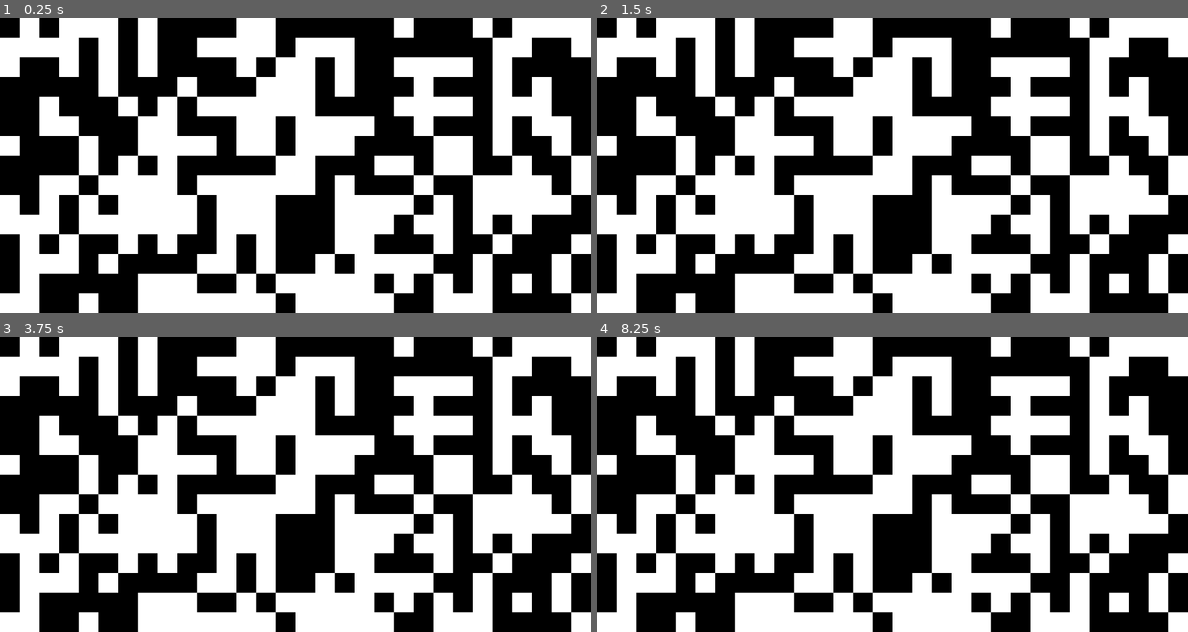
Above: before the commit, frames 1-4 (two rows, left to right).
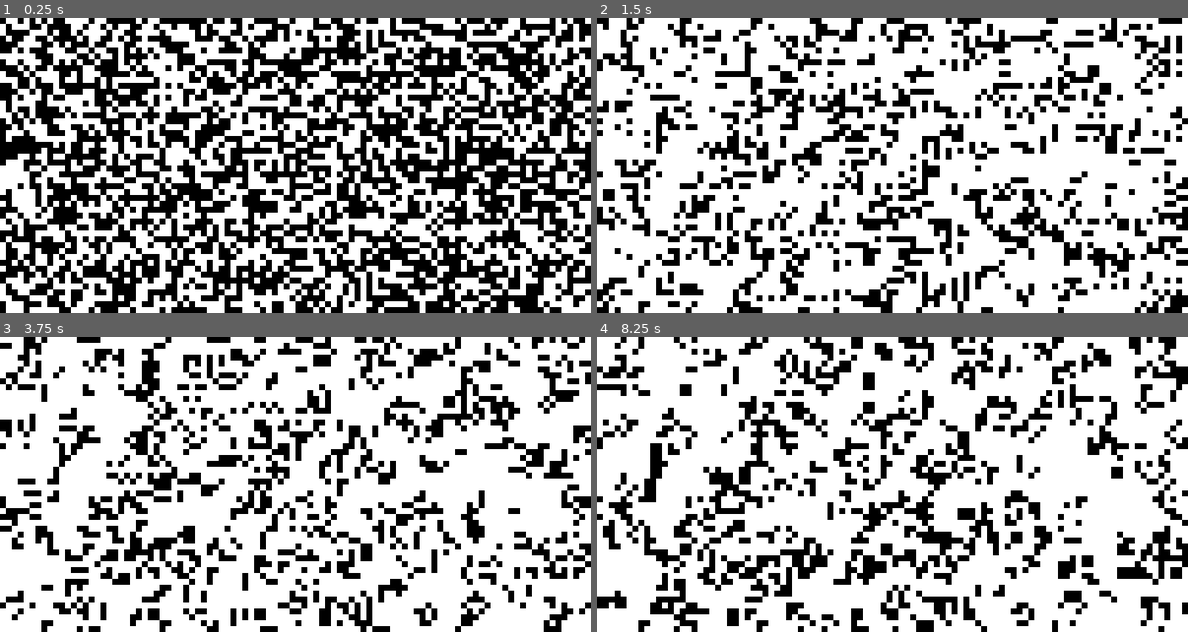
Above: after the commit, the same moments.

Repository: sisipun/SleepyCity
Game: Godot game, scene res://Main.tscn
Two runs of this game, one before a commit and one after it. Both use one fixed random seed, a clock stepped at 60 frames per second and the inputs below.
Inputs:
- Up to frame 1 (0.25 s): no input
- Up to frame 2 (1.5 s): tap Enter at 0.5 s; tap Space at 1.25 s; hold Left (ui_left) from 1.28 s (still down)
- Up to frame 3 (3.75 s): tap Enter at 2, 3.5 s; release Left (ui_left) at 2.03 s; tap Space at 2.75 s; hold Left (ui_left) from 3.53 s (still down)
- Up to frame 4 (8.25 s): tap Space at 4.25 s; release Left (ui_left) at 5.78 s; hold Left (ui_left) from 8.03 s (still down)

The runs differ from the first frame. In frame 1, 51% of the frame differs, in the area x 0-100%, y 0-100%; in frame 2, 51%; in frame 3, 52%; in frame 4, 51%.

Commit message:
Step

Diff:
--- a/Main.gd
+++ b/Main.gd
@@ -1,17 +1,18 @@
 extends Node2D
 
 export (PackedScene) var Cell
-export var width = 30
-export var height = 15
+export var width = 100
+export var height = 50
 
+var map = []
 var screen_size
 
 func _ready():
 	screen_size = get_viewport_rect().size
 	var cell_width = screen_size.x / width
 	var cell_height = screen_size.y / height
-
 	for i in range(width):
+		map.append([])
 		for j in range(height):
 			var cell = Cell.instance()
 			add_child(cell)
@@ -19,3 +20,43 @@
 				cell.set_alive(false)
 			cell.set_size(Vector2(cell_width, cell_height))
 			cell.position = Vector2(cell_width / 2 + i * cell_width, cell_height / 2 + j * cell_height)
+			map[i].append(cell)
+
+func _process(delta):
+	if (Input.is_action_just_pressed("ui_left")):
+		step()
+
+func step():
+	var new_statuses = []
+	for i in range(map.size()):
+		new_statuses.append([])
+		for j in range(map[i].size()):
+			var alive = map[i][j].alive
+			var alive_count = alive_count(i, j)
+			new_statuses[i].append((alive && alive_count in [2, 3]) || (!alive && alive_count == 3))
+
+	for i in range(new_statuses.size()):
+		for j in range(new_statuses[i].size()):
+			map[i][j].set_alive(new_statuses[i][j])
+
+func alive_count(i, j):
+	var inc_i = i + 1 if map.size() > i + 1 else 0
+	var inc_j = j + 1 if map[i].size() > j + 1 else 0
+	var counter = 0
+	if map[i - 1][j].alive:
+		counter += 1
+	if map[i][j - 1].alive:
+		counter += 1
+	if map[inc_i][j].alive:
+		counter += 1
+	if map[i][inc_j].alive:
+		counter += 1
+	if map[i - 1][j - 1].alive:
+		counter += 1
+	if map[inc_i][inc_j].alive:
+		counter += 1
+	if map[i - 1][inc_j].alive:
+		counter += 1
+	if map[inc_i][j - 1].alive:
+		counter += 1
+	return counter
